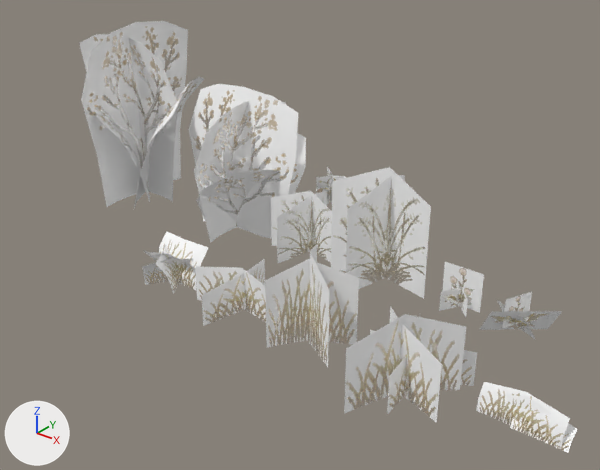
The FBX model Assets/Assets/3D Models/Misc_Foliage_Ver_0.1.fbx, before and after one commit.
One viewpoint serves both versions: a 50 mm camera at (8.13, -9.23, 5.95) aimed at (1.18, -0.55, 0.57). Lighting does not change. The marker at lower left points along +X, +Y and +Z. The first picture is the older version. Where no turn or scale is listed for an object, it has been applied to the vertices. Vertices at exactly the same position are counted once.

The older version as bpy lines, for what is in view:
```python
ob_grass_a = bpy.data.objects.new('Grass A', me_plane_009)
ob_grass_a.location = (1.22, -2.0, 0.0)
ob_grass_b = bpy.data.objects.new('Grass B', me_plane_017)
ob_grass_b.location = (0.0, -2.0, 0.0)
ob_grass_c = bpy.data.objects.new('Grass C', me_plane_027)
ob_grass_c.location = (2.52, -2.0, 0.0)
ob_grass_d = bpy.data.objects.new('Grass D', me_plane_001)
ob_grass_d.location = (4.01, -1.81, 0.0)
ob_grass_e = bpy.data.objects.new('Grass E', me_plane_006)
ob_grass_e.location = (5.42, -1.92, 0.0)
ob_longgrass_a = bpy.data.objects.new('LongGrass A', me_plane_016)
ob_longgrass_a.location = (2.33, 0.0, 0.0)
ob_longgrass_b = bpy.data.objects.new('LongGrass B', me_plane_008)
ob_longgrass_b.location = (0.93, 0.0, 0.0)
ob_small_tree_bush_a = bpy.data.objects.new('Small Tree Bush A', me_plane_023)
ob_small_tree_bush_a.location = (-0.52, 0.0, 0.0)
ob_small_tree_bush_b = bpy.data.objects.new('Small Tree Bush B', me_plane_010)
ob_small_tree_bush_b.location = (-2.89, 0.0, 0.0)
# also in view: 'Dandelion A' at (3.61, -0.02, 0.28); 'Dandelion B' at (4.51, -0.03, 0.16)
```
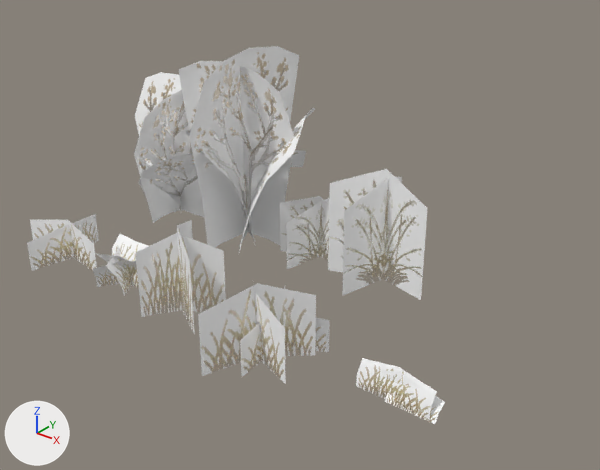
What differs and where, as boxes (x1, y1, x2, y2) in the pictures (600 x 470 px):
'Small Tree Bush B', moved
    before: (79, 21, 204, 208)
    after: (179, 46, 315, 255)
'Small Tree Bush A', moved
    before: (188, 84, 306, 243)
    after: (134, 72, 245, 223)
'Grass D', moved
    before: (344, 306, 477, 423)
    after: (198, 283, 329, 384)
'Grass C', moved
    before: (265, 244, 359, 368)
    after: (135, 220, 226, 335)
'LongGrass A', moved
    before: (331, 167, 431, 299)
    after: (328, 169, 428, 300)
'Grass E', moved
    before: (476, 382, 578, 453)
    after: (356, 358, 445, 424)
'Grass A', moved
    before: (195, 259, 279, 327)
    after: (27, 214, 99, 271)
'LongGrass B', moved
    before: (271, 191, 332, 263)
    after: (280, 196, 344, 269)
'Grass B', moved
    before: (142, 231, 208, 294)
    after: (92, 234, 151, 296)
'Dandelion B', moved
    before: (479, 292, 562, 340)
    after: (268, 142, 306, 167)
'Dandelion A', moved (mostly hidden afterwards)
    before: (439, 262, 484, 317)
    after: (180, 179, 192, 210)
'StrawberryBush', moved
    before: (316, 167, 350, 204)
    after: (168, 183, 195, 215)

Diff of the bpy script that builds the scene:
```diff
--- a/Assets/Assets/3D Models/Misc_Foliage_Ver_0.1.fbx.py
+++ b/Assets/Assets/3D Models/Misc_Foliage_Ver_0.1.fbx.py
@@ me_plane_027 @@
-me_plane_027.from_pydata(...)  # 19 vertices, 8 faces; spans x -0.319..0.555, y -0.499..0.537, z -0.001..1.328
+me_plane_027.from_pydata(...)  # 19 vertices, 8 faces; spans x -0.414..0.46, y -0.547..0.489, z -0.023..1.305
+# me_plane_027 part 4: the whole mesh is moved by (-0.095, -0.048, -0.022)
 me_plane_027.materials.append(mat_grass_dry)
@@ me_plane_023 @@
-me_plane_023.from_pydata(...)  # 80 vertices, 48 faces; spans x -1.16..1.16, y -1.07..1.22, z -0.04..2.36
+me_plane_023.from_pydata(...)  # 80 vertices, 48 faces; spans x -1.09..1.23, y -1.07..1.22, z -0.08..2.32
+# me_plane_023 part 2: the whole mesh is moved by (0.07, 0.0, -0.04)
 me_plane_023.materials.append(mat_small_tree)
@@ me_plane_010 @@
-me_plane_010.from_pydata(...)  # 80 vertices, 48 faces; spans x -1.25..1.33, y -1.17..1.16, z -0.07..3.11
+me_plane_010.from_pydata(...)  # 80 vertices, 48 faces; spans x -1.25..1.33, y -1.25..1.08, z -0.11..3.07
+# me_plane_010 part 5: the whole mesh is moved by (0.0, -0.08, -0.04)
 me_plane_010.materials.append(mat_small_tree)
@@ me_plane_001 @@
-me_plane_001.from_pydata(...)  # 38 vertices, 16 faces; spans x -0.61..0.65, y -1.14..0.53, z 0.0..1.06
+me_plane_001.from_pydata(...)  # 38 vertices, 16 faces; spans x -0.64..0.63, y -1.0..0.68, z -0.03..1.04
+# me_plane_001 part 3: the whole mesh is moved by (-0.02, 0.14, -0.03)
 me_plane_001.materials.append(mat_grass_dry)
@@ me_plane_017 @@
-me_plane_017.from_pydata(...)  # 48 vertices, 24 faces; spans x -0.438..0.438, y -0.502..0.388, z -0.04..0.611
+me_plane_017.from_pydata(...)  # 48 vertices, 24 faces; spans x -0.438..0.438, y -0.55..0.34, z -0.052..0.598
+# me_plane_017 part 1: the whole mesh is moved by (0.0, -0.048, -0.012)
 me_plane_017.materials.append(mat_grass_dry)
@@ ob_longgrass_b @@
 ob_longgrass_b = bpy.data.objects.new('LongGrass B', me_plane_008)
-ob_longgrass_b.location = (0.93, 0.0, 0.0)
+ob_longgrass_b.location = (1.11, 0.0, -0.04)
@@ ob_grass_c @@
 ob_grass_c = bpy.data.objects.new('Grass C', me_plane_027)
-ob_grass_c.location = (2.52, -2.0, 0.0)
+ob_grass_c.location = (0.77, -2.42, 0.0)
@@ ob_small_tree_bush_a @@
 ob_small_tree_bush_a = bpy.data.objects.new('Small Tree Bush A', me_plane_023)
-ob_small_tree_bush_a.location = (-0.52, 0.0, 0.0)
+ob_small_tree_bush_a.location = (-1.94, 0.0, 0.0)
@@ ob_dandelion_b @@
 ob_dandelion_b = bpy.data.objects.new('Dandelion B', me_plane_007)
-ob_dandelion_b.location = (4.43, 0.0, -0.03)
+ob_dandelion_b.location = (-1.94, 2.65, 0.0)
@@ ob_small_tree_bush_b @@
 ob_small_tree_bush_b = bpy.data.objects.new('Small Tree Bush B', me_plane_010)
-ob_small_tree_bush_b.location = (-2.89, 0.0, 0.0)
+ob_small_tree_bush_b.location = (-0.32, 0.0, 0.0)
@@ ob_dandelion_a @@
 ob_dandelion_a = bpy.data.objects.new('Dandelion A', me_plane_004)
-ob_dandelion_a.location = (3.61, 0.0, -0.03)
+ob_dandelion_a.location = (-1.94, 0.0, -0.06)
@@ ob_grass_d @@
 ob_grass_d = bpy.data.objects.new('Grass D', me_plane_001)
-ob_grass_d.location = (4.01, -1.81, 0.0)
+ob_grass_d.location = (2.24, -2.42, 0.0)
@@ ob_longgrass_a @@
 ob_longgrass_a = bpy.data.objects.new('LongGrass A', me_plane_016)
-ob_longgrass_a.location = (2.33, 0.0, 0.0)
+ob_longgrass_a.location = (2.28, 0.0, -0.04)
@@ ob_grass_b @@
 ob_grass_b = bpy.data.objects.new('Grass B', me_plane_017)
-ob_grass_b.location = (0.0, -2.0, 0.0)
+ob_grass_b.location = (-0.51, -2.42, 0.0)
@@ ob_strawberrybush @@
 ob_strawberrybush = bpy.data.objects.new('StrawberryBush', me_plane_033)
-ob_strawberrybush.location = (0.03, 1.82, 0.0)
+ob_strawberrybush.location = (-1.91, 0.01, -0.04)
@@ ob_grass_a @@
 ob_grass_a = bpy.data.objects.new('Grass A', me_plane_009)
-ob_grass_a.location = (1.22, -2.0, 0.0)
+ob_grass_a.location = (-1.94, -2.42, 0.0)
@@ ob_grass_e @@
 ob_grass_e = bpy.data.objects.new('Grass E', me_plane_006)
-ob_grass_e.location = (5.42, -1.92, 0.0)
+ob_grass_e.location = (4.12, -2.42, 0.0)
```
